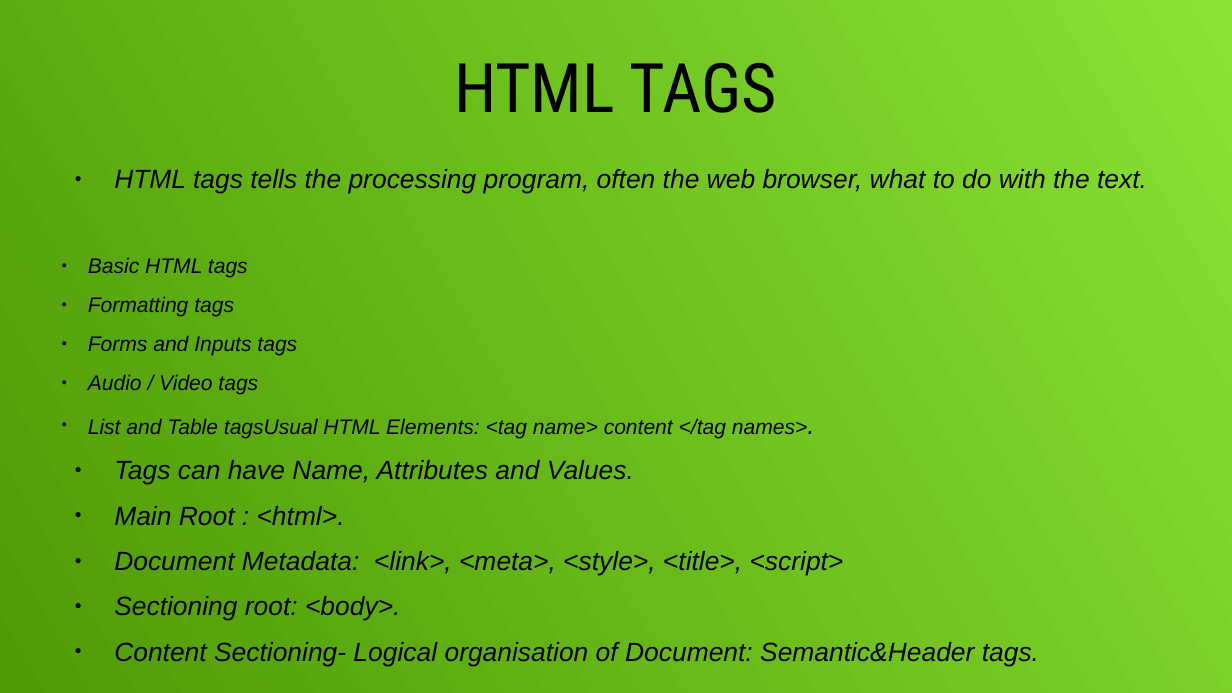
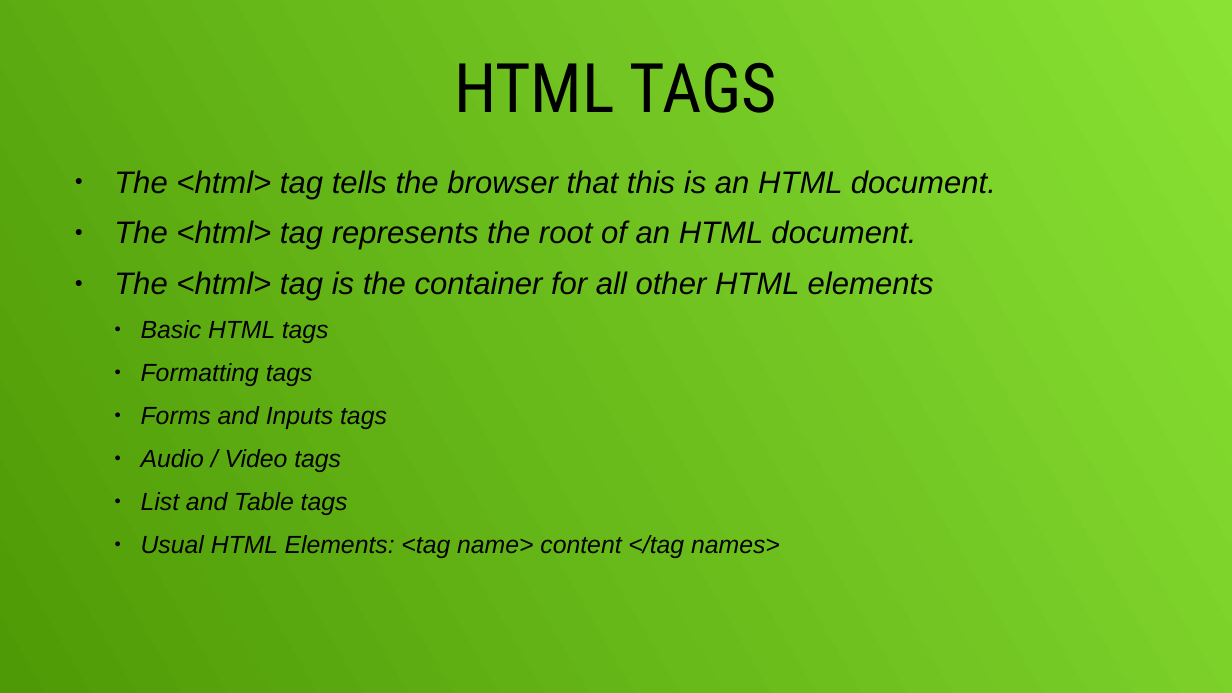
Before and after one commit to Nilena/Website, a slide deck: slide 7 of presentation 1.odp. Drawn at 1232x693 pixels with LibreOffice and Linux fonts; fonts in the diff are those of the drawing. Boxes give left, top, right and bottom in pixels: in the first picture for what was removed or moved away, otherwise in the second. Text is boxed around its words. In the diff, an @@ line names an element or a change of style, - is before the commit and + after.

```diff
--- a/presentation 1.odp
+++ b/presentation 1.odp
@@ text at (x1=114, y1=170, x2=996, y2=301): text changed; size 17 to 20 pt @@
-● HTML tags tells the processing program, often the web browser, what to do with the text.
+● The <html> tag tells the browser that this is an HTML document.
+● The <html> tag represents the root of an HTML document.
+● The <html> tag is the container for all other HTML elements
@@ text at (x1=141, y1=320, x2=387, y2=472): size 13.6 to 16 pt in "Basic HTML tags", "Formatting tags", "Forms and Inputs tags", "Audio / Video tags"; list level 1 to 3 in "Basic HTML tags"; list level 1 to 3 in "Formatting tags"; list level 1 to 3 in "Forms and Inputs tags"; list level 1 to 3 in "Audio / Video tags" @@
@@ text at (x1=141, y1=492, x2=780, y2=558): text changed; size 17 to 16 pt @@
-● List and Table tagsUsual HTML Elements: <tag name> content </tag names>.
-● Tags can have Name, Attributes and Values.
-● Main Root : <html>.
-● Document Metadata: <link>, <meta>, <style>, <title>, <script>
-● Sectioning root: <body>.
-● Content Sectioning- Logical organisation of Document: Semantic&Header tags.
+    ● List and Table tags
+    ● Usual HTML Elements: <tag name> content </tag names>
```
Also in this commit, not shown: 4 other slides changed, 1 other file.
